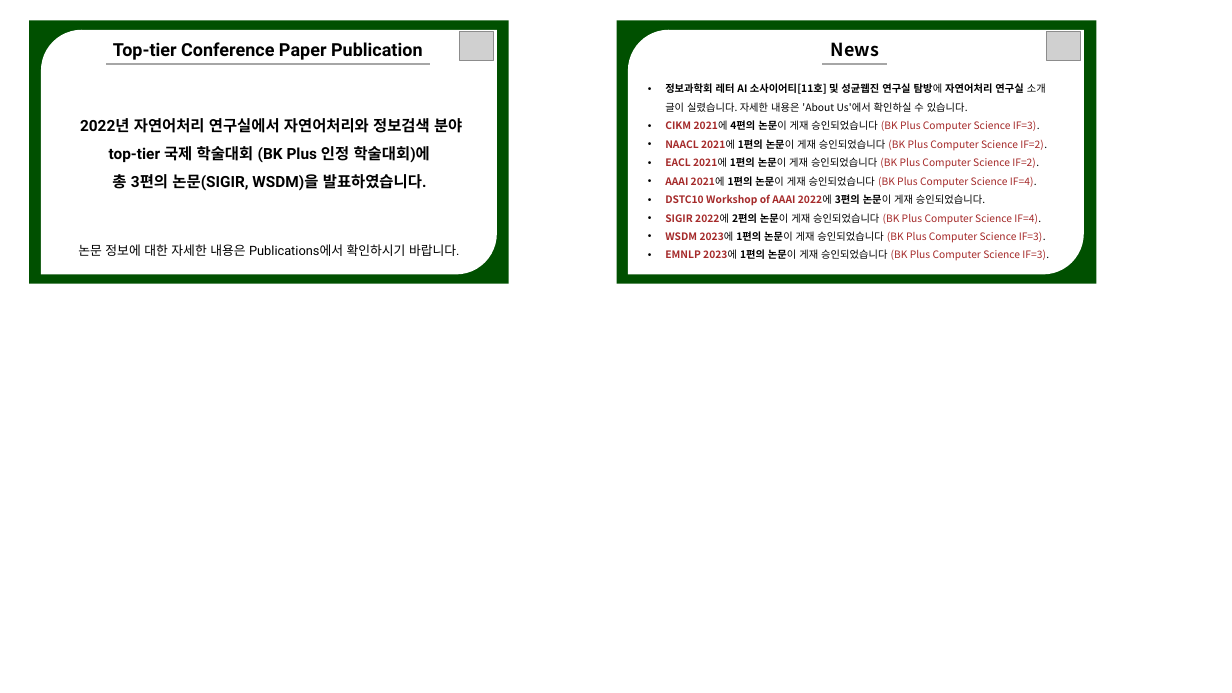
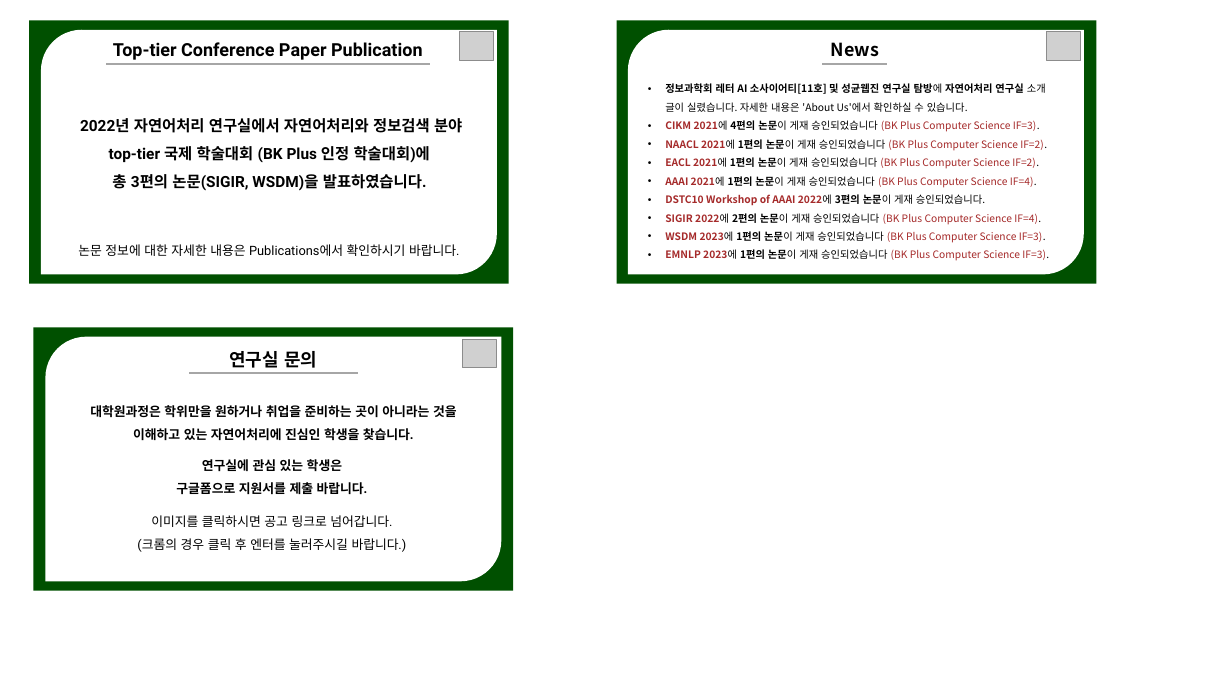
Before and after one commit to NLPlab-skku/NLPlab-skku.github.io, a slide deck: slide 2 of assets/img/notice_panel-1.pptx. Drawn at 1232x693 pixels with LibreOffice and Linux fonts; fonts in the diff are those of the drawing; grey boxes stand for pictures. Boxes give left, top, right and bottom in pixels: in the first picture for what was removed or moved away, otherwise in the second. Text is boxed around its words. In the diff, an @@ line names an element or a change of style, - is before the commit and + after.

```diff
--- a/assets/img/notice_panel-1.pptx
+++ b/assets/img/notice_panel-1.pptx
@@ rectangle added at bbox=[33, 327, 513, 591], fill #005000 @@
@@ round diag rect added at bbox=[45, 336, 501, 581], fill #FFFFFF @@
@@ text added at bbox=[229, 351, 317, 368], 14 pt, text #000000, bold @@
+연구실 문의
@@ picture added at bbox=[462, 339, 496, 368] @@
@@ line added from (189, 373) to (358, 373), #A6A6A6 1.5 pt @@
@@ text added at bbox=[90, 405, 457, 440], 10 pt, text #000000, bold @@
+대학원과정은 학위만을 원하거나 취업을 준비하는 곳이 아니라는 것을 이해하고 있는 자연어처리에 진심인 학생을 찾습니다.
@@ text added at bbox=[137, 459, 407, 552], 10 pt, text #000000 @@
+연구실에 관심 있는 학생은
+구글폼으로 지원서를 제출 바랍니다.
+이미지를 클릭하시면 공고 링크로 넘어갑니다.
+(크롬의 경우 클릭 후 엔터를 눌러주시길 바랍니다.)
```
Also in this commit, not shown: 1 other slide changed, 2 other files.
